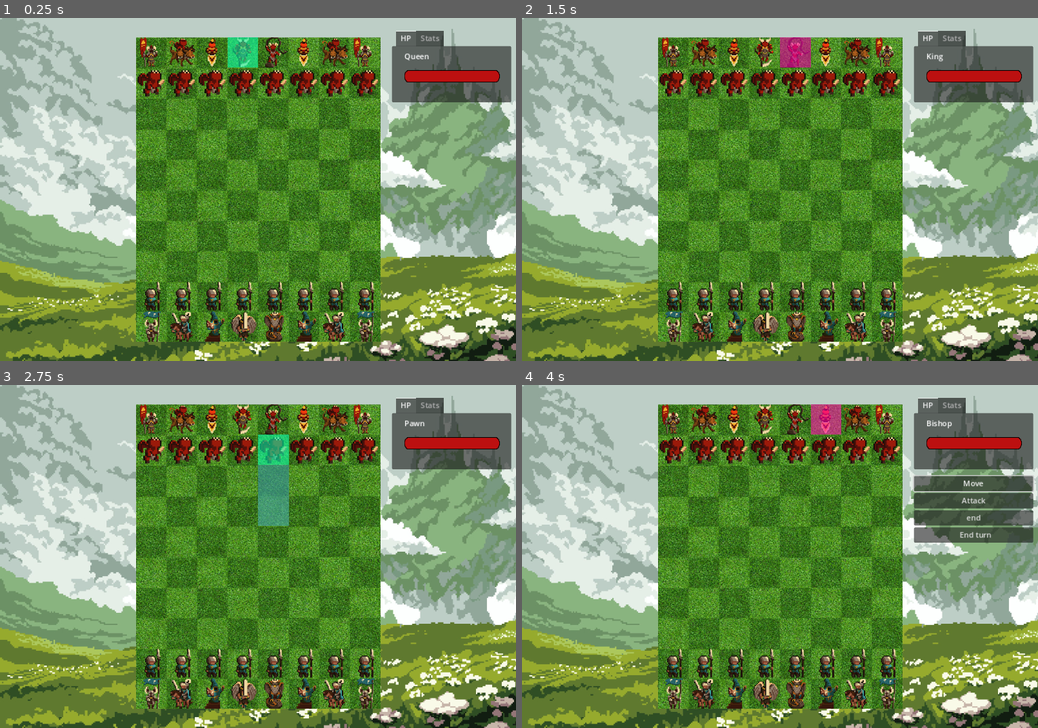
Above: before the commit, frames 1-4 (two rows, left to right).
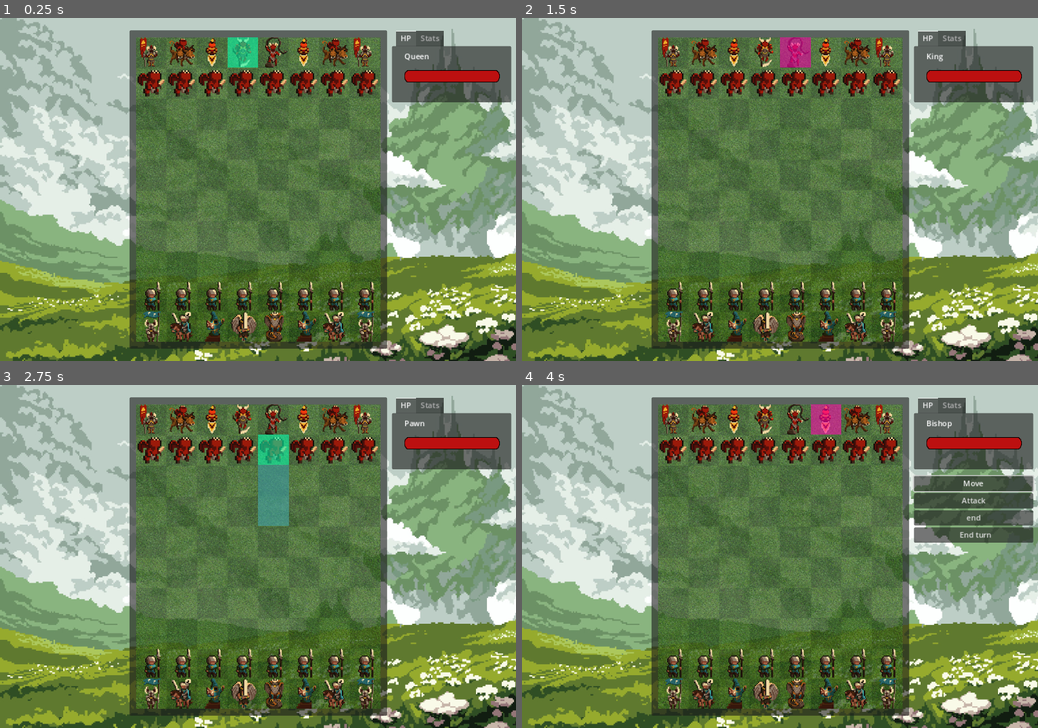
Above: after the commit, the same moments.

Repository: Yeeloman/Chessmania
Game: Godot game, scene res://scenes/main.tscn
Same seed, same stepped clock (60 frames per second), same inputs: the game is played once before the commit and once after it.
Inputs:
- Up to frame 1 (0.25 s): no input
- Up to frame 2 (1.5 s): tap Enter at 0.5 s; hold Right (right) 0.53-1.25 s; tap Q (make_active) at 0.6 s; click "Move" at 1.25 s
- Up to frame 3 (2.75 s): tap Space at 2 s; hold Down (down) from 2.03 s (still down); tap W (make_passive) at 2.1 s
- Up to frame 4 (4 s): tap Enter at 2.75 s; release Down (down) at 2.78 s; hold Right (right) 2.78-3.53 s; tap E (move) at 2.85 s; tap Space at 3.5 s; hold Up (ui_up) from 3.53 s (still down); tap Q (make_active) at 3.6 s

The runs differ from the first frame. In frame 1, 34% of the frame differs, in the area x 25-75%, y 3-97%; in frame 2, 34%; in frame 3, 33%; in frame 4, 34%.

Commit message:
making the chess board more transparent

Diff:
--- a/Chessmania/scenes/main.tscn
+++ b/Chessmania/scenes/main.tscn
@@ -28,7 +28,6 @@
 stretch_mode = 5
 
 [node name="chess_container" type="PanelContainer" parent="."]
-self_modulate = Color(1, 1, 1, 0)
 layout_mode = 1
 anchors_preset = 8
 anchor_left = 0.5
@@ -43,6 +42,7 @@
 grow_vertical = 2
 
 [node name="chess_board" type="TextureRect" parent="chess_container"]
+self_modulate = Color(1, 1, 1, 0.501961)
 layout_mode = 2
 texture = ExtResource("3_vx6dn")
 stretch_mode = 3
